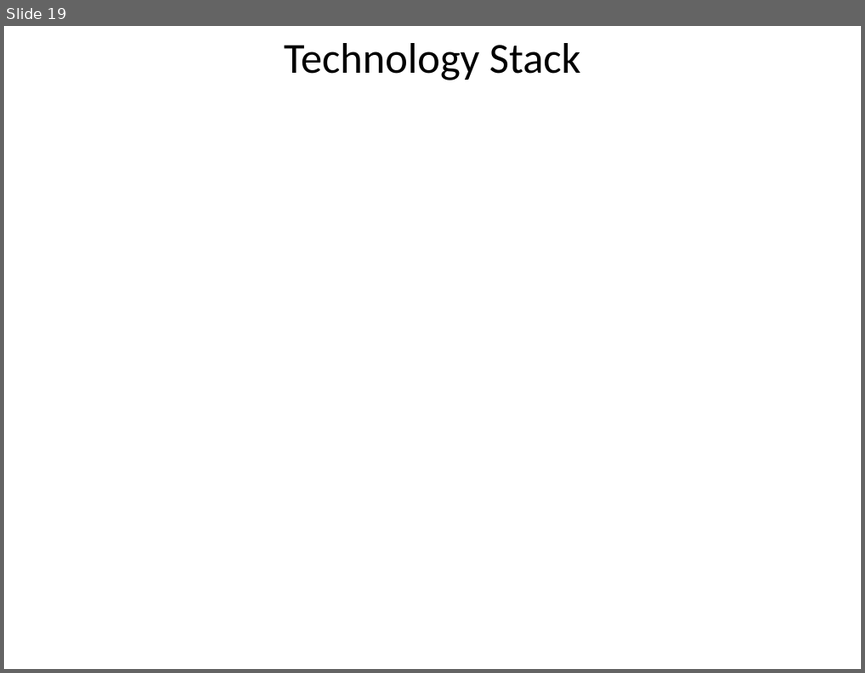
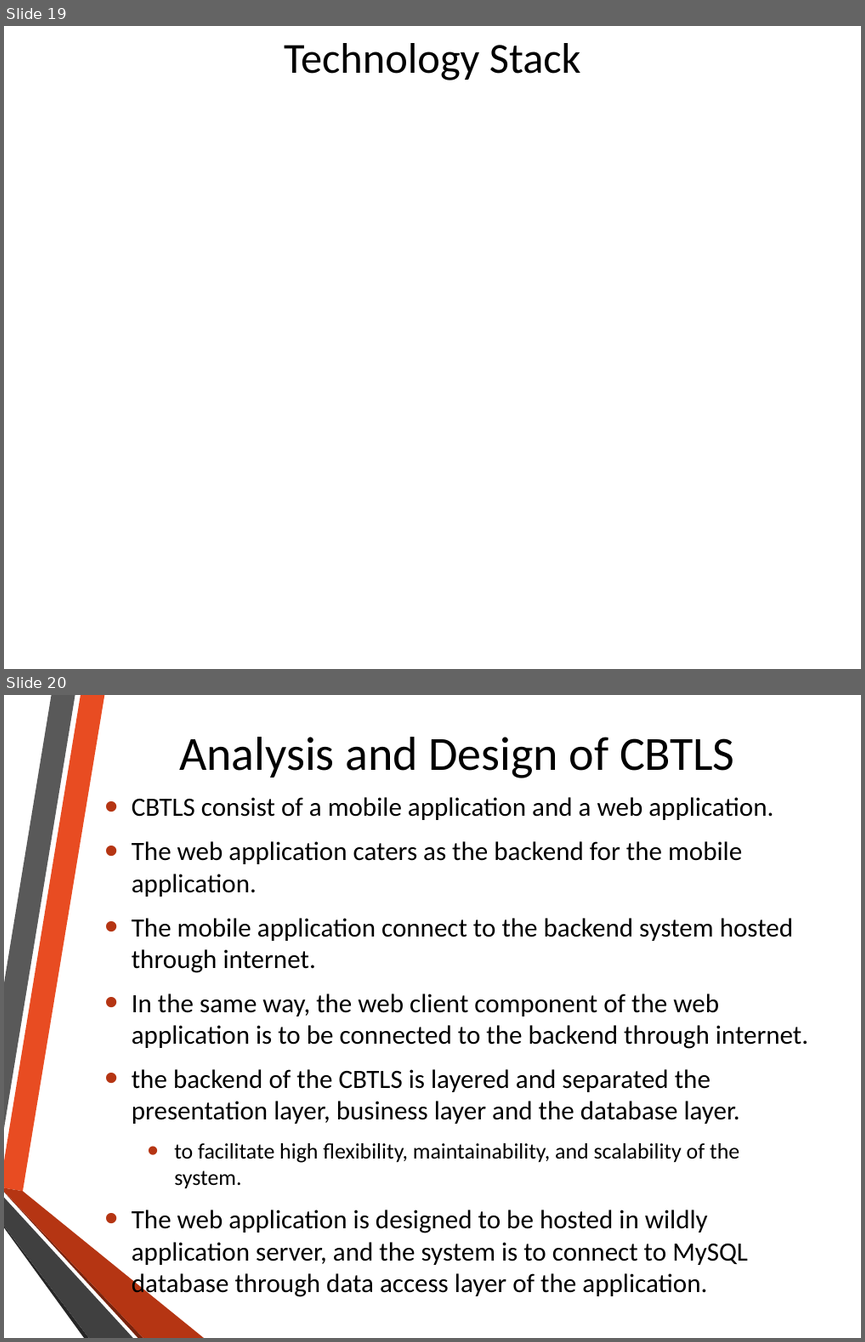
Before and after one commit to nadee158/cbtls, a slide deck: FinalSubmission/msc_final_presentation.pptx. Shown one above the other, each under a label of ours: slide 19 before the commit, slides 19 and 20 after it. The pictures are 865x673 and 865x1342 pixels, drawn with LibreOffice and Linux fonts; fonts in the diff are those of the drawing; background and template pictures are left out. Boxes give left, top, right and bottom in pixels: in the first picture for what was removed or moved away, otherwise in the second. Text is boxed around its words. In the diff, an @@ line names an element or a change of style, - is before the commit and + after.

```diff
--- a/FinalSubmission/msc_final_presentation.pptx
+++ b/FinalSubmission/msc_final_presentation.pptx
@@ slide 20 added at <box>4,695,861,1338</box>, background picture (left out) @@
@@ title added at <box>179,737,734,778</box>, 40 pt, text #000000 @@
+Analysis and Design of CBTLS
@@ text added at <box>132,797,808,1299</box>, 22.2 pt, text #000000 @@
+• CBTLS consist of a mobile application and a web application.
+• The web application caters as the backend for the mobile application.
+• The mobile application connect to the backend system hosted through internet.
+• In the same way, the web client component of the web application is to be connected to the backend through internet.
+• the backend of the CBTLS is layered and separated the presentation layer, business layer and the database layer.
+  • to facilitate high flexibility, maintainability, and scalability of the system.
+• The web application is designed to be hosted in wildly application server, and the system is to connect to MySQL database through data access layer of the application.
@@ group added at <box>4,695,204,1338</box>: 6 freeform shapes @@
```
Also in this commit, not shown: 7 slides changed, 11 other slides added, 3 slides removed.
